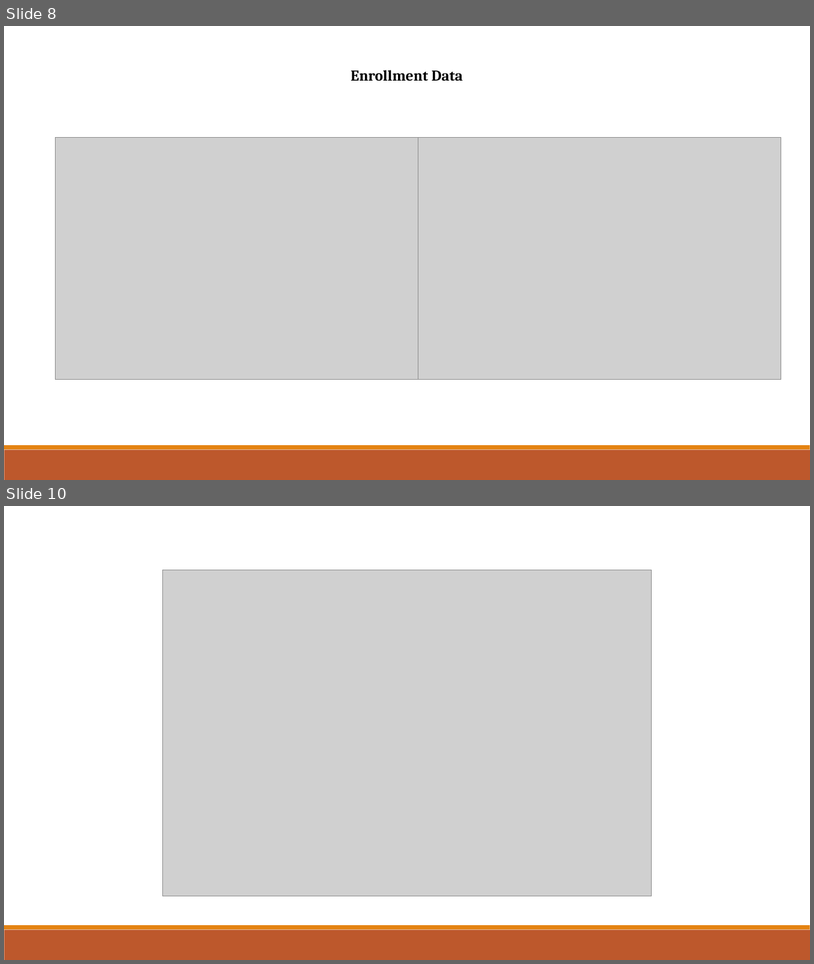
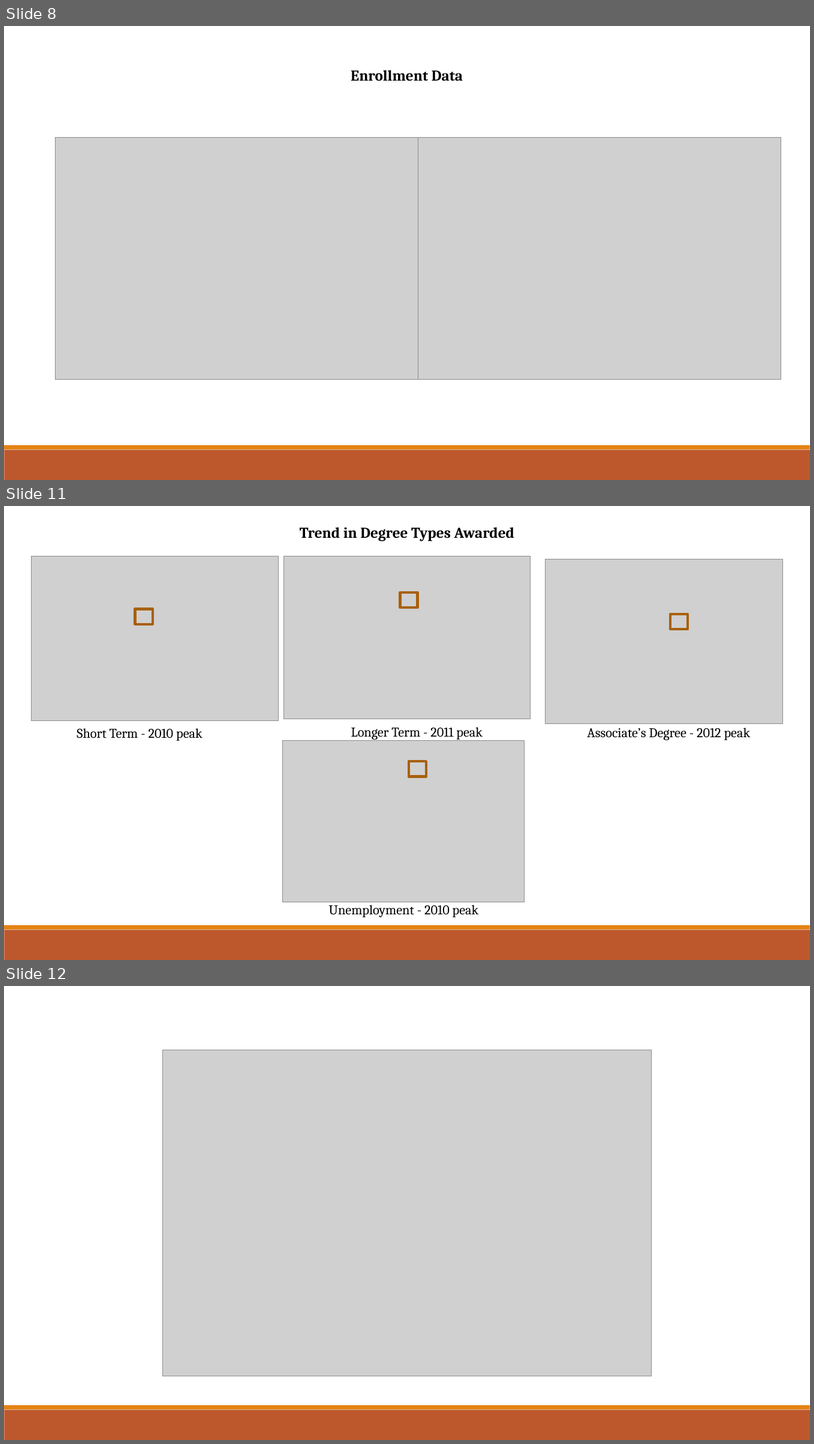
Before and after one commit to grahamb001/Project1, a slide deck: Project 1 Presentation 8-20-2018.pptx. Shown one above the other, each under a label of ours: slides 8 and 10 before the commit, slides 8, 11 and 12 after it; the slides between them are not shown. The pictures are 814x964 and 814x1444 pixels, drawn with LibreOffice and Linux fonts; fonts in the diff are those of the drawing; grey boxes stand for pictures. Boxes give left, top, right and bottom in pixels: in the first picture for what was removed or moved away, otherwise in the second. Text is boxed around its words. In the diff, an @@ line names an element or a change of style, - is before the commit and + after.

```diff
--- a/Project 1 Presentation 8-20-2018.pptx
+++ b/Project 1 Presentation 8-20-2018.pptx
@@ slide 11 added at [4,506,810,960], background #FFFFFF; not listed: 2 template elements that a slide beside it also shows @@
@@ text added at [300,527,515,541], 18 pt, text #000000, bold @@
+Trend in Degree Types Awarded
@@ picture added at [31,556,278,721] @@
@@ picture added at [284,556,531,719] @@
@@ picture added at [545,559,783,724] @@
@@ rectangle added at [400,592,418,607], outline #A9610D 3 pt @@
@@ rectangle added at [135,609,153,624], outline #A9610D 3 pt @@
@@ rectangle added at [671,614,688,630], outline #A9610D 3 pt @@
@@ text added at [77,728,203,741], 16 pt, text #000000 @@
+Short Term - 2010 peak
@@ text added at [351,727,483,739], 16 pt, text #000000 @@
+Longer Term - 2011 peak
@@ text added at [587,727,751,740], 16 pt, text #000000 @@
+Associate’s Degree - 2012 peak
@@ picture added at [283,741,525,902] @@
@@ rectangle added at [409,761,426,777], outline #A9610D 3 pt @@
@@ text added at [329,901,479,917], 16 pt, text #000000 @@
+Unemployment - 2010 peak
@@ what was slide 10 is now slide 12 @@
```
Also in this commit, not shown: 2 slides changed, 1 other slide added.
